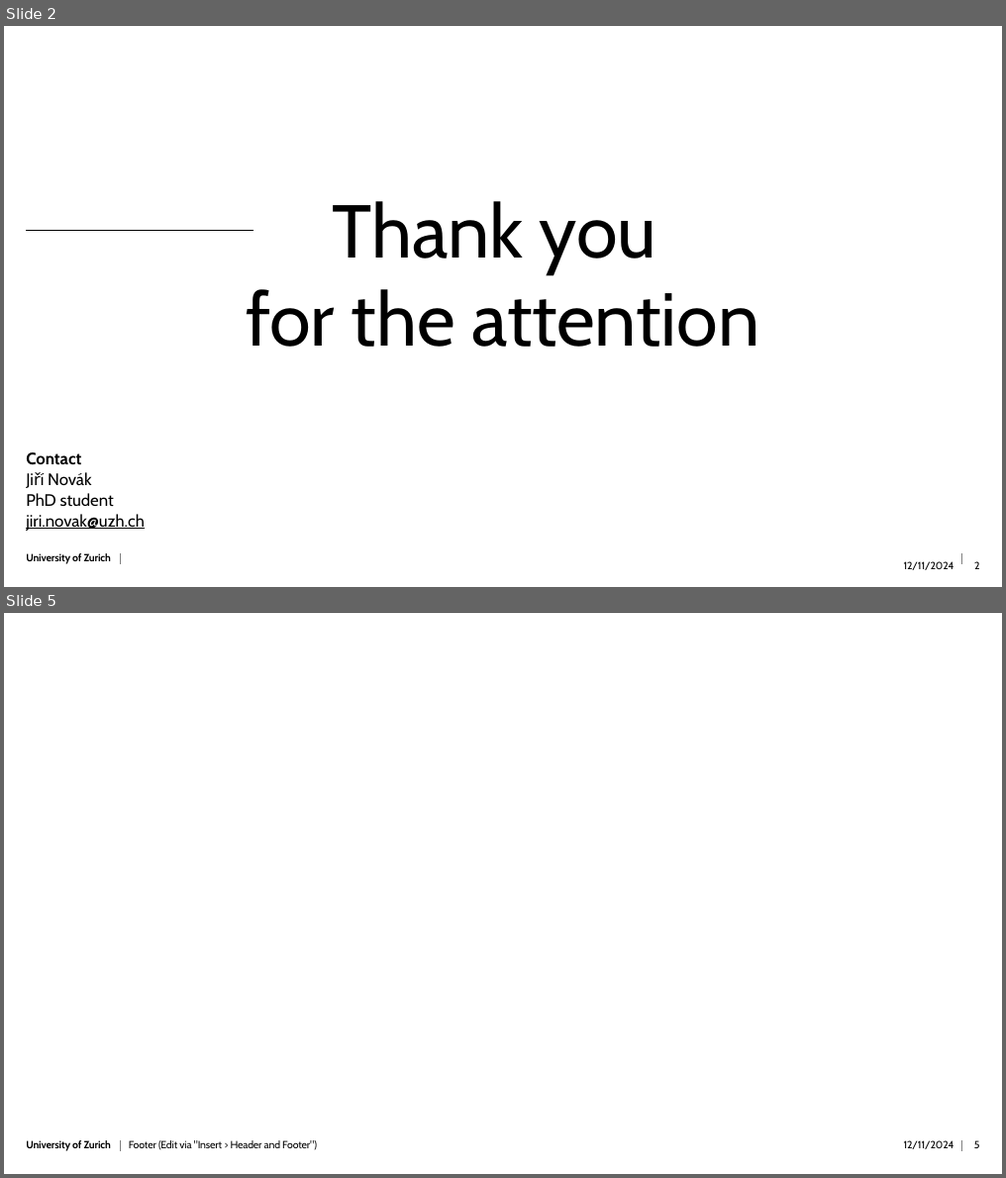
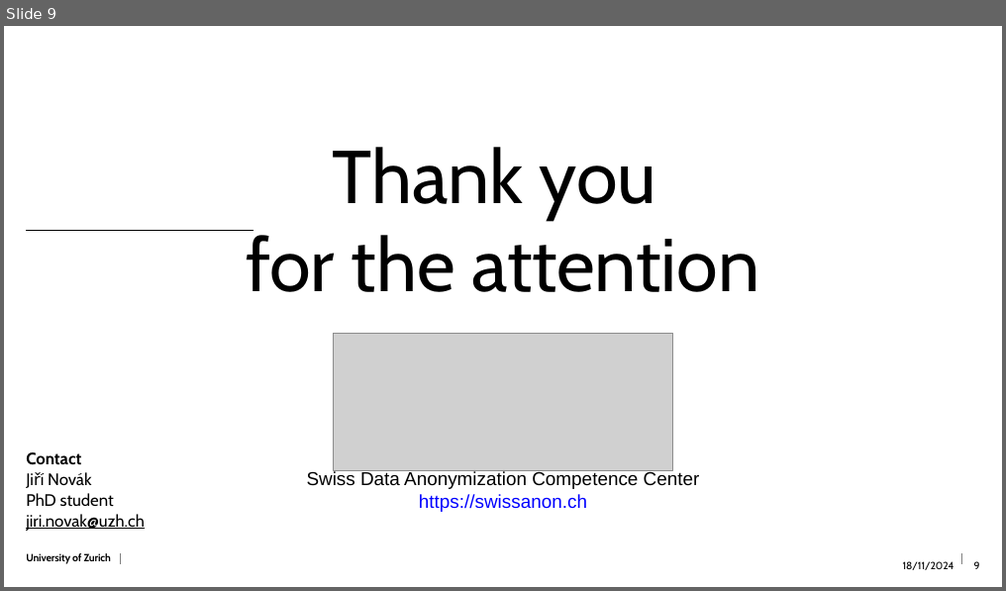
Before and after one commit to Kyoshido/2024_11-Python-project-Data-anonymization, a slide deck: Presentation/Presentation.pptx. Shown one above the other, each under a label of ours: slides 2 and 5 before the commit, slide 9 after it; the slides between them are not shown. The pictures are 1006x1178 and 1006x591 pixels, drawn with LibreOffice and Linux fonts; fonts in the diff are those of the drawing; grey boxes stand for pictures; background and template pictures are left out. Boxes give left, top, right and bottom in pixels: in the first picture for what was removed or moved away, otherwise in the second. Text is boxed around its words. In the diff, an @@ line names an element or a change of style, - is before the commit and + after.

```diff
--- a/Presentation/Presentation.pptx
+++ b/Presentation/Presentation.pptx
@@ slide 5 removed at box(4, 613, 1002, 1174), background #FFFFFF; not listed: 3 template elements that a slide beside it also shows @@
@@ text removed at box(129, 1141, 317, 1151) @@
-Footer (Edit via "Insert > Header and Footer")
@@ text removed at box(904, 1141, 954, 1150) @@
-12/11/2024
@@ page number removed at box(974, 1141, 980, 1149) @@
-5
@@ what was slide 2 is now slide 9 @@
@@ slide 9 changed as well @@
@@ text "Thank you": place and size @@
-text "Thank you" at box(246, 201, 760, 347)
+text "Thank you" at box(246, 147, 760, 292)
@@ picture added at box(334, 334, 673, 471) @@
@@ text added at box(307, 471, 700, 512), 18 pt, text #000000 @@
+Swiss Data Anonymization Competence Center
+https://swissanon.ch
@@ text at box(903, 562, 954, 570): text changed @@
-12/11/2024
+18/11/2024
@@ page number at box(974, 562, 980, 570): text changed @@
-2
+9
```
Also in this commit, not shown: 1 other slide changed, 7 slides added, 4 other slides removed, 2 other files.
